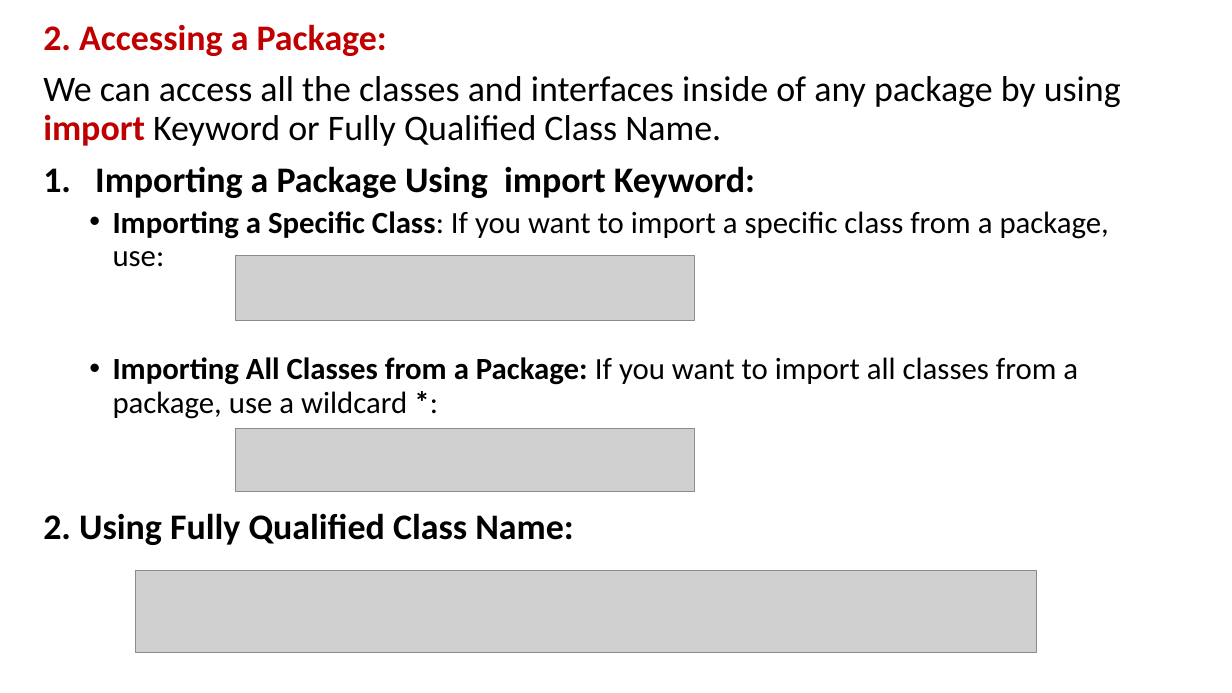
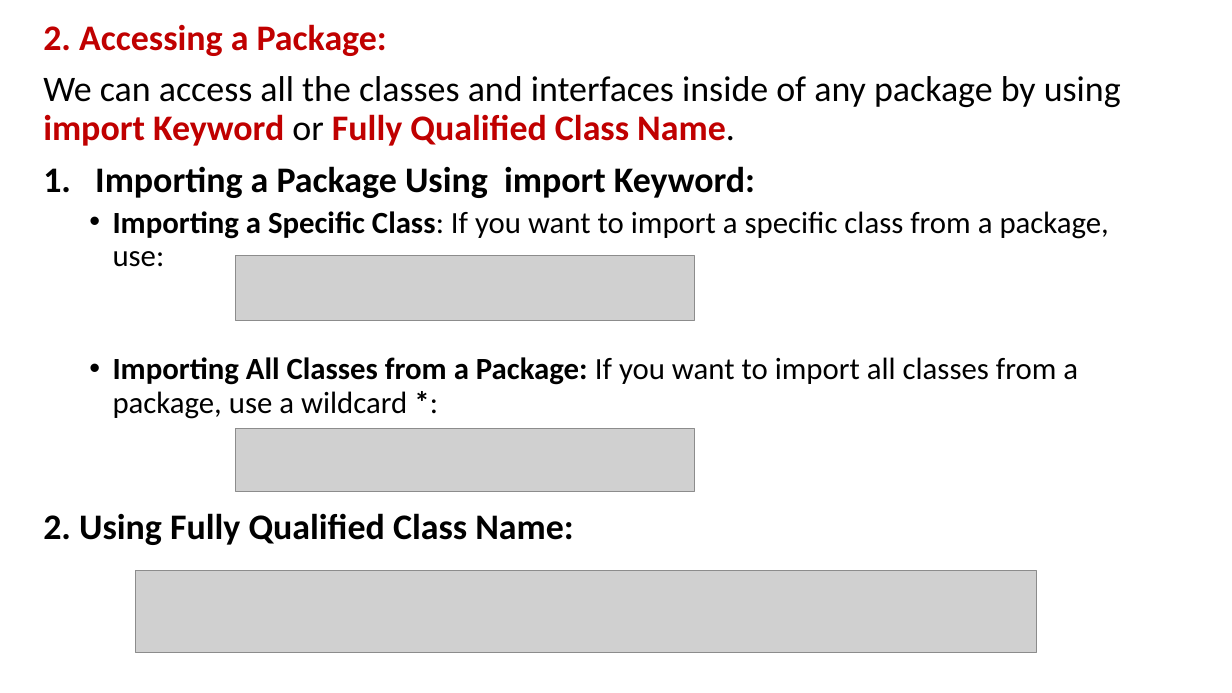
Before and after one commit to PRAMOD-VISHNU-NAIK/MCA-2nd-Sem-Shridevi-College, a slide deck: slide 23 of Theory Class-Notes/Complete Syllabus and Notes/Module-3 Interfaces and Packages.pptx (slide 24 before the commit). Drawn at 1232x693 pixels with LibreOffice and Linux fonts; fonts in the diff are those of the drawing; grey boxes stand for pictures. Boxes give left, top, right and bottom in pixels: in the first picture for what was removed or moved away, otherwise in the second. Text is boxed around its words. In the diff, an @@ line names an element or a change of style, - is before the commit and + after.

```diff
--- a/Theory Class-Notes/Complete Syllabus and Notes/Module-3 Interfaces and Packages.pptx
+++ b/Theory Class-Notes/Complete Syllabus and Notes/Module-3 Interfaces and Packages.pptx
@@ text at [43,76,1121,146]: text colour #000000 to #C00000, bold on in "Keyword Fully Qualified Class Name." @@
```
Also in this commit, not shown: 7 other slides changed, 2 slides removed.
